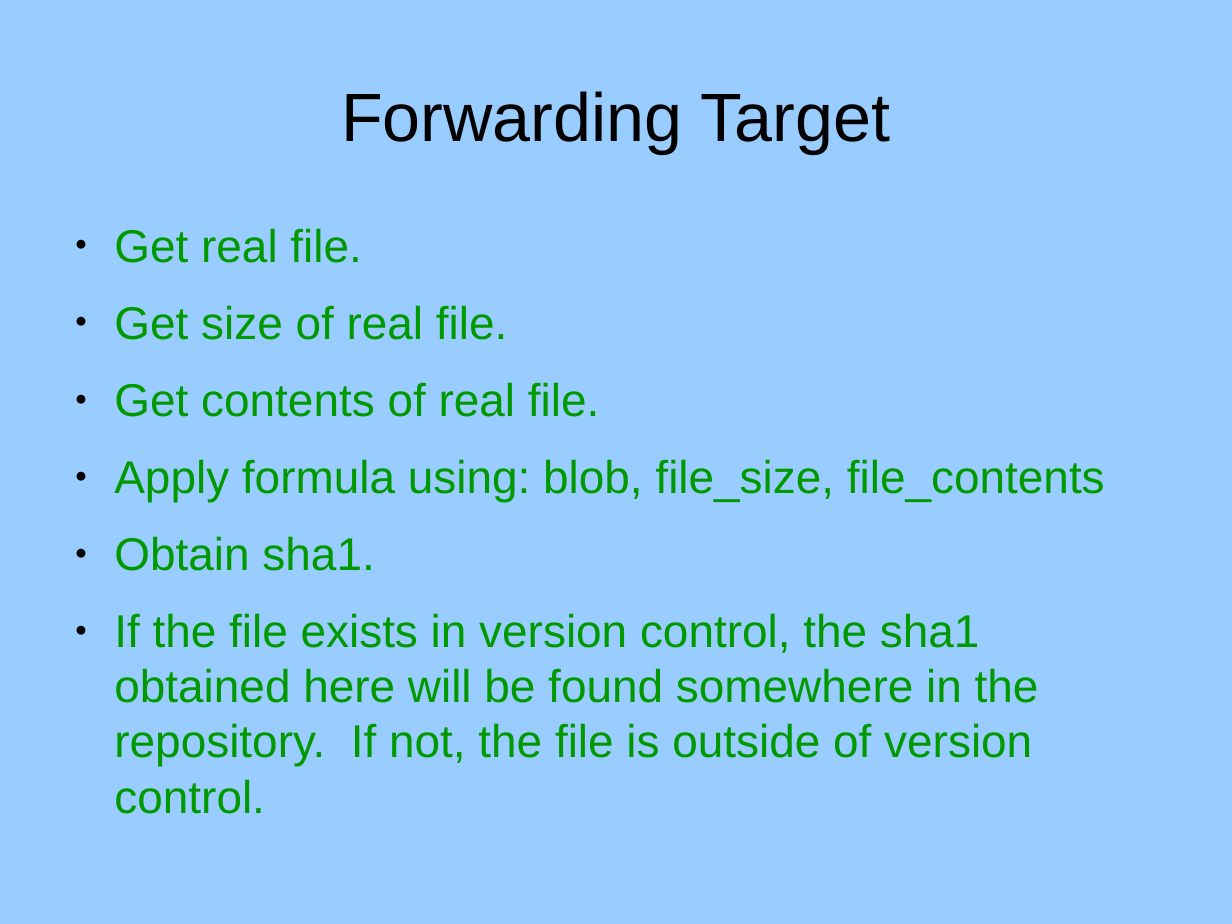
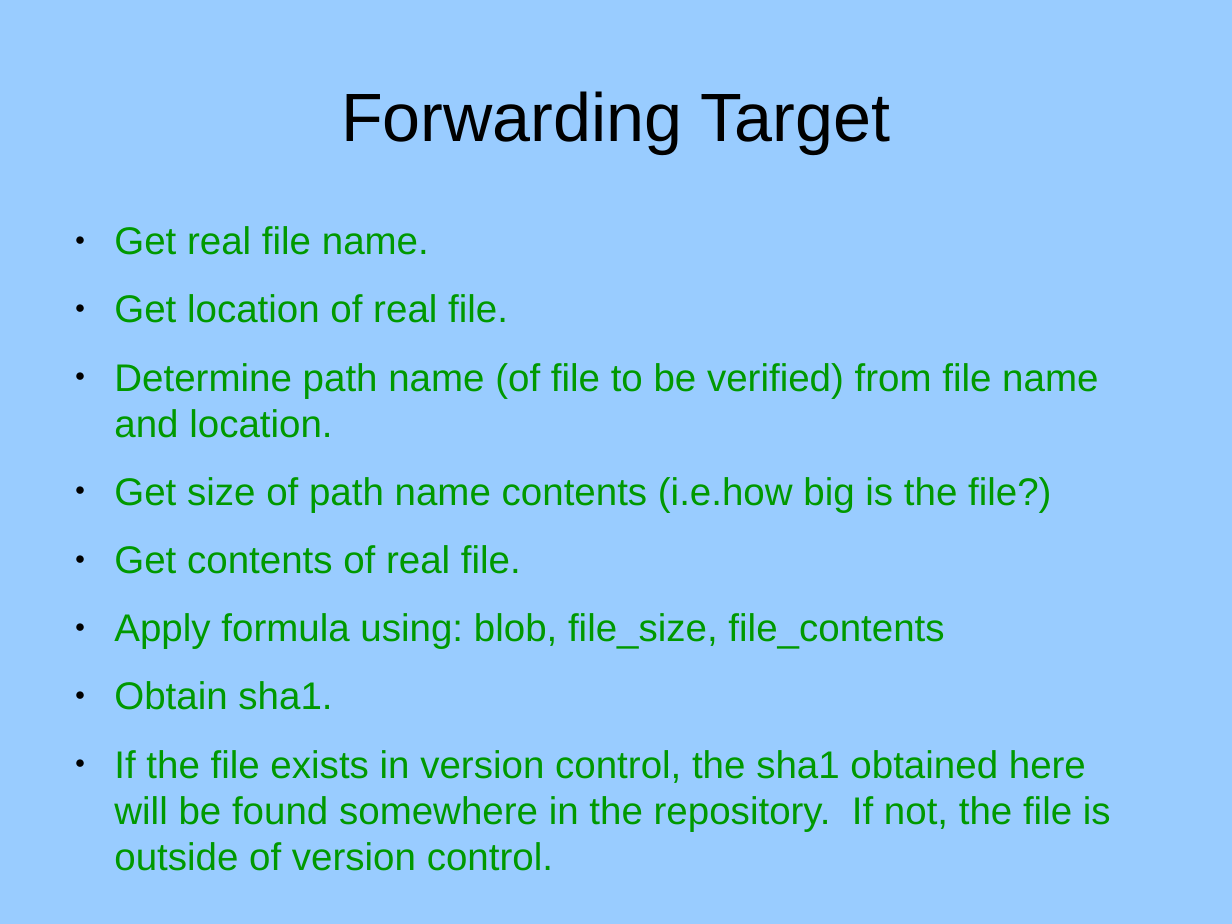
Before and after one commit to RaymondByczko/git-php-rewrite, a slide deck: slide 14 of docs/powerpoint.odp (slide 13 before the commit). Drawn at 1232x924 pixels with LibreOffice and Linux fonts; fonts in the diff are those of the drawing. Boxes give left, top, right and bottom in pixels: in the first picture for what was removed or moved away, otherwise in the second. Text is boxed around its words. In the diff, an @@ line names an element or a change of style, - is before the commit and + after.

```diff
--- a/docs/powerpoint.odp
+++ b/docs/powerpoint.odp
@@ text at (x1=114, y1=226, x2=1098, y2=513): text changed; size 29.6 to 24.8 pt @@
-● Get real file.
-● Get size of real file.
+● Get real file name.
+● Get location of real file.
+● Determine path name (of file to be verified) from file name and location.
+● Get size of path name contents (i.e.how big is the file?)
@@ text at (x1=114, y1=545, x2=1111, y2=871): size 29.6 to 24.8 pt in "Get contents of real file.", "Apply formula using: blob, file_size, file_contents", "Obtain sha1.", "If the file exists in version control, ..." @@
```
Also in this commit, not shown: 10 other slides changed, 5 slides added.
